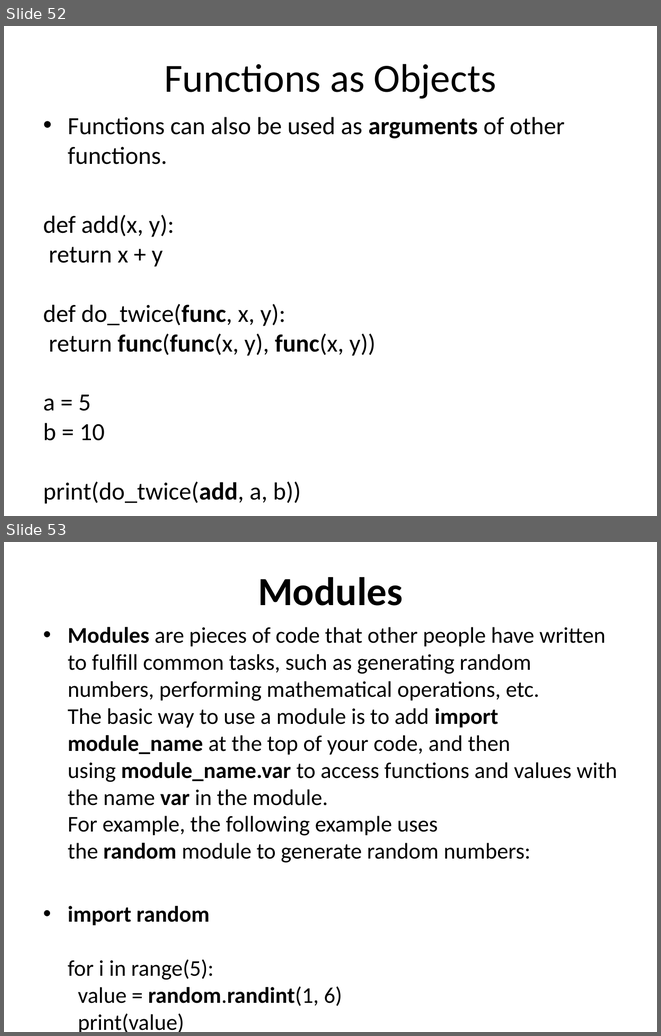
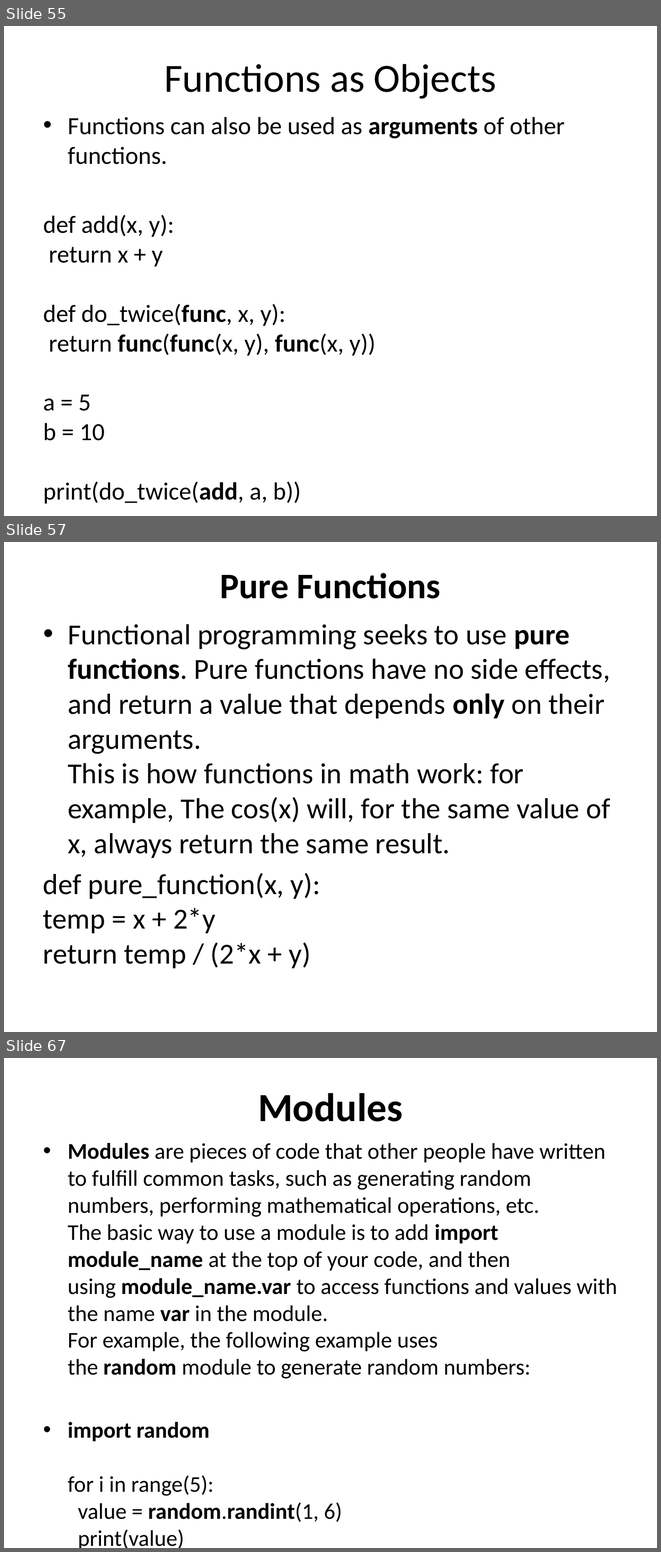
Before and after one commit to sip11/python, a slide deck: What is Python.pptx. Shown one above the other, each under a label of ours: slides 52 and 53 before the commit, slides 55, 57 and 67 after it; the slides between them are not shown. The pictures are 661x1036 and 661x1552 pixels, drawn with LibreOffice and Linux fonts; fonts in the diff are those of the drawing. Boxes give left, top, right and bottom in pixels: in the first picture for what was removed or moved away, otherwise in the second. Text is boxed around its words. In the diff, an @@ line names an element or a change of style, - is before the commit and + after.

```diff
--- a/What is Python.pptx
+++ b/What is Python.pptx
@@ slide 57 added at <box>4,542,657,1032</box>, background #FFFFFF @@
@@ title added at <box>220,573,441,599</box>, 39.6 pt, text #000000, bold @@
+Pure Functions
@@ text added at <box>43,624,611,968</box>, 32 pt, text #000000 @@
+• Functional programming seeks to use pure functions. Pure functions have no side effects, and return a value that depends only on their arguments.
+  This is how functions in math work: for example, The cos(x) will, for the same value of x, always return the same result.
+def pure_function(x, y):
+temp = x + 2*y
+return temp / (2*x + y)
@@ what was slide 52 is now slide 55 @@
@@ what was slide 53 is now slide 67 @@
```
Also in this commit, not shown: 1 slide changed, 13 other slides added.
